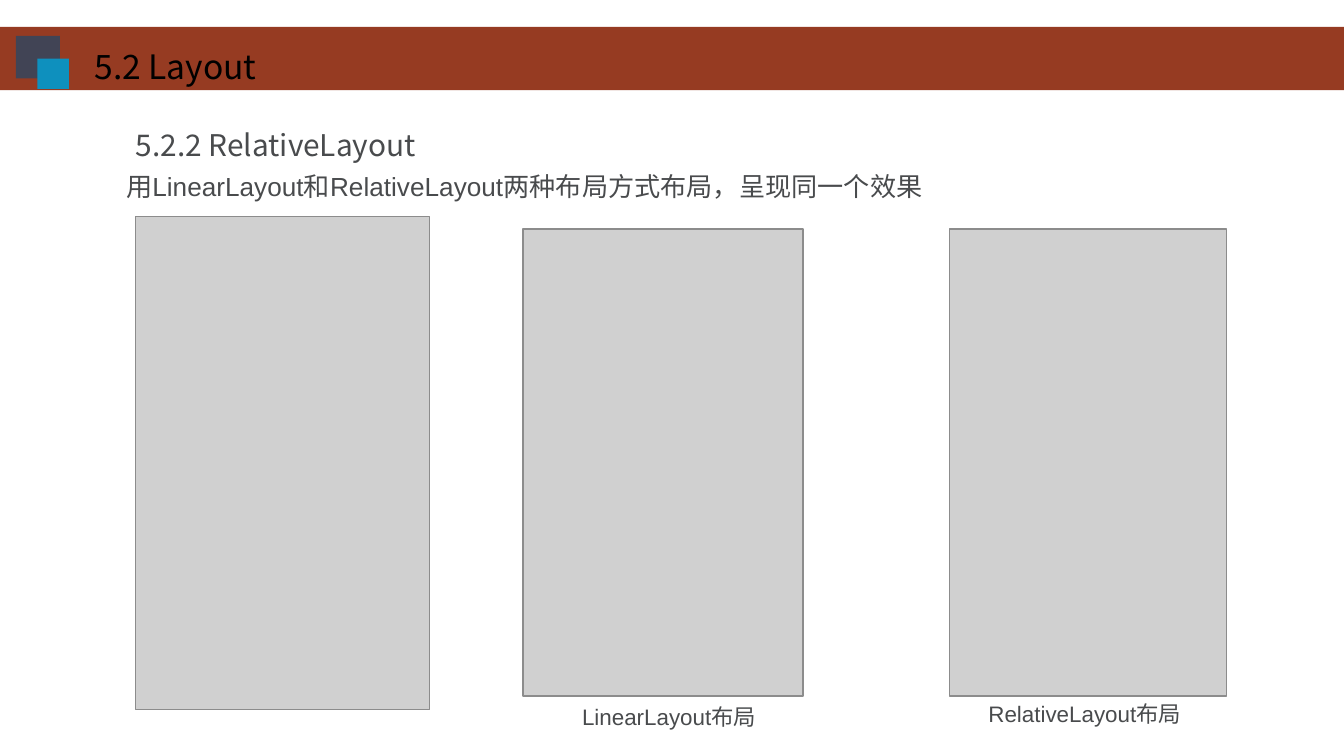
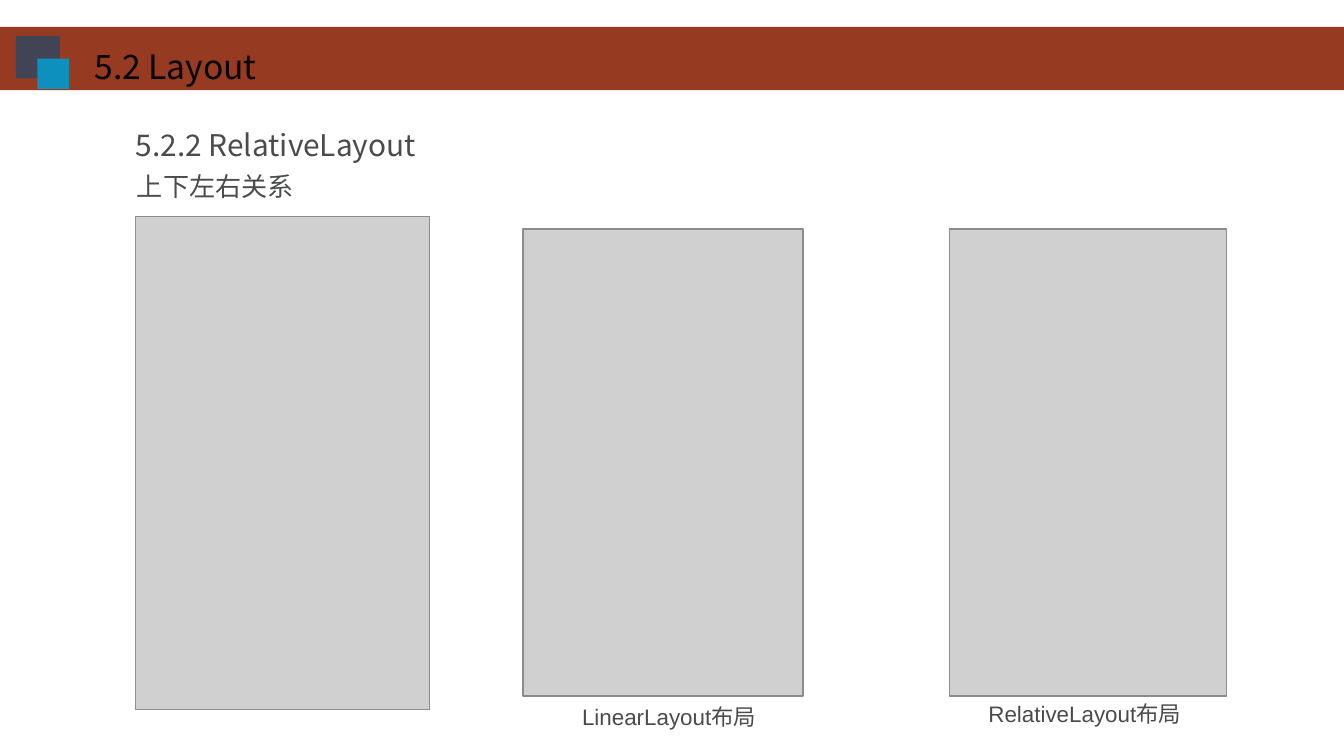
Before and after one commit to HBU/Android-PPT, a slide deck: slide 15 of 03.0 -- 用户界面 -- 第05章.ppt. Drawn at 1344x756 pixels with LibreOffice and Linux fonts; fonts in the diff are those of the drawing; grey boxes stand for pictures; background and template pictures are left out. Boxes give left, top, right and bottom in pixels: in the first picture for what was removed or moved away, otherwise in the second. Text is boxed around its words. In the diff, an @@ line names an element or a change of style, - is before the commit and + after.

```diff
--- a/03.0 -- 用户界面 -- 第05章.ppt
+++ b/03.0 -- 用户界面 -- 第05章.ppt
@@ text removed at (126, 174, 922, 202) @@
-用LinearLayout和RelativeLayout两种布局方式布局，呈现同一个效果
@@ text added at (137, 174, 294, 198), 14 pt, text #494B4D @@
+上下左右关系
```
Also in this commit, not shown: 32 other slides changed, 1 slide added, 1 slide removed.
